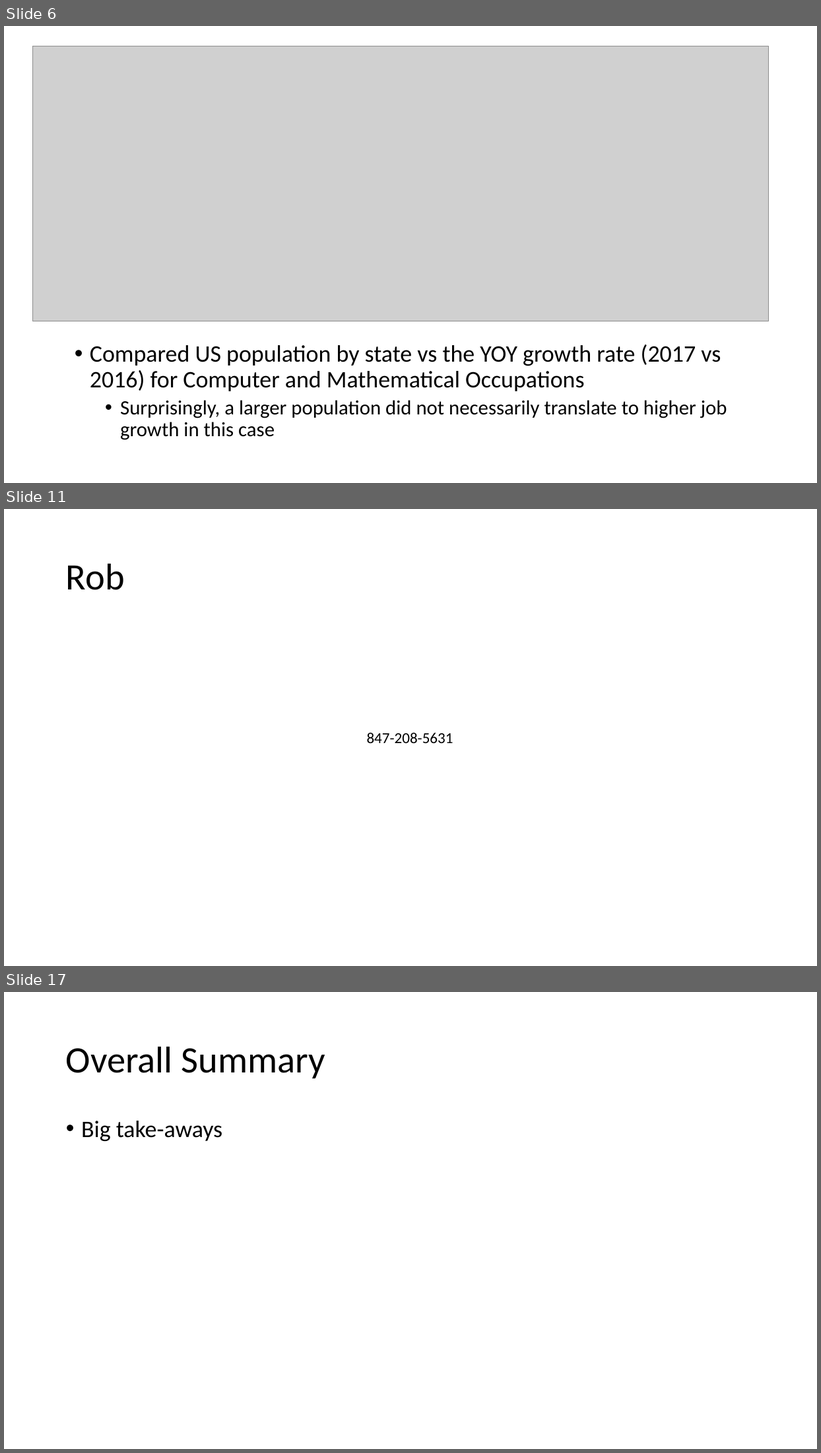
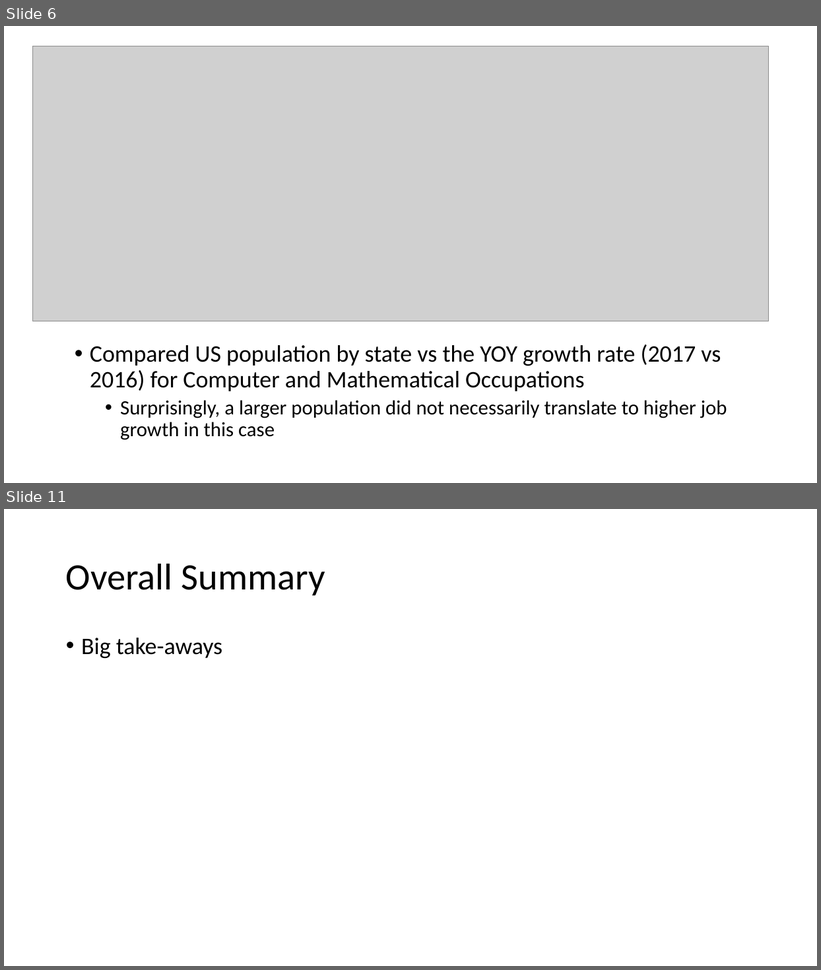
Before and after one commit to WCW789/Project1, a slide deck: Group_7_Presentation.pptx. Shown one above the other, each under a label of ours: slides 6, 11 and 17 before the commit, slides 6 and 11 after it; the slides between them are not shown. The pictures are 821x1453 and 821x970 pixels, drawn with LibreOffice and Linux fonts; fonts in the diff are those of the drawing; grey boxes stand for pictures. Boxes give left, top, right and bottom in pixels: in the first picture for what was removed or moved away, otherwise in the second. Text is boxed around its words. In the diff, an @@ line names an element or a change of style, - is before the commit and + after.

```diff
--- a/Group_7_Presentation.pptx
+++ b/Group_7_Presentation.pptx
@@ slide 11 removed at <box>4,509,817,966</box>, background #FFFFFF @@
@@ title removed at <box>66,563,125,590</box> @@
-Rob
@@ text removed at <box>367,733,453,743</box> @@
-847-208-5631
@@ what was slide 17 is now slide 11 @@
```
Also in this commit, not shown: 3 slides changed, 2 slides added, 7 other slides removed.
